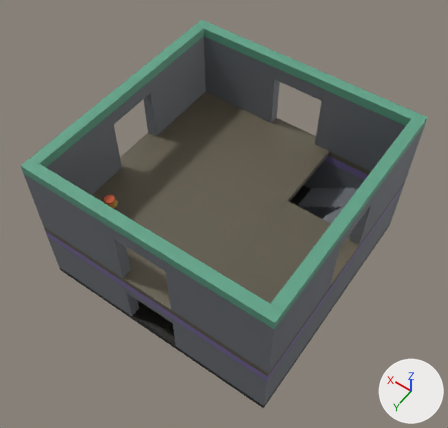
An edit to the FBX model Assets/_Project/Art/Models/Castle/MedievalStairDown.fbx, drawn before and after from the same camera.
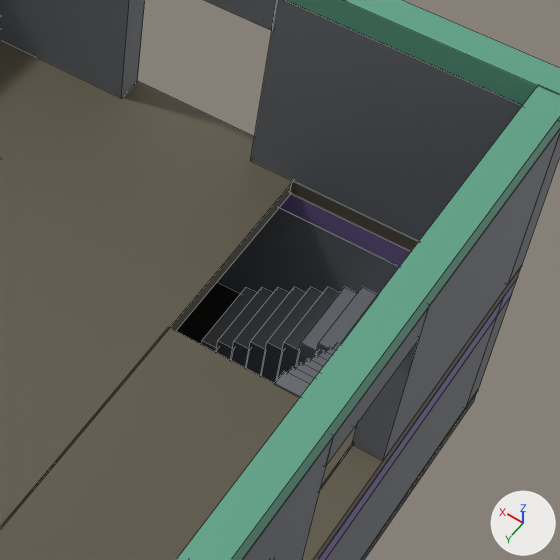
Old and new are each drawn whole from a camera (50 mm lens) standing at (-10.33, 14.94, 25.93) and looking at (-0.08, 0.59, 3.39) and again close up on the part from 51% to 93% of the width and 21% to 65% of the height. Arrows for +X, +Y and +Z are at lower right; the lights stay in place. The older version's two pictures come first. The close-ups show mesh edges as thin lines.

The first close-up shows 'MedievalStairDown'.
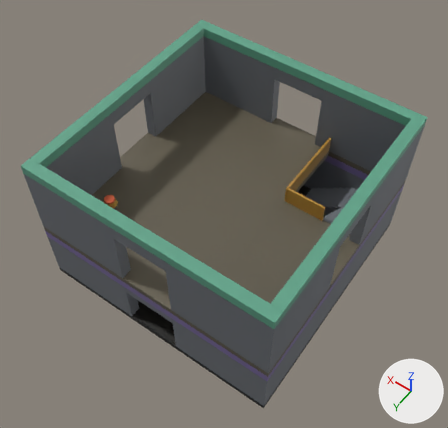
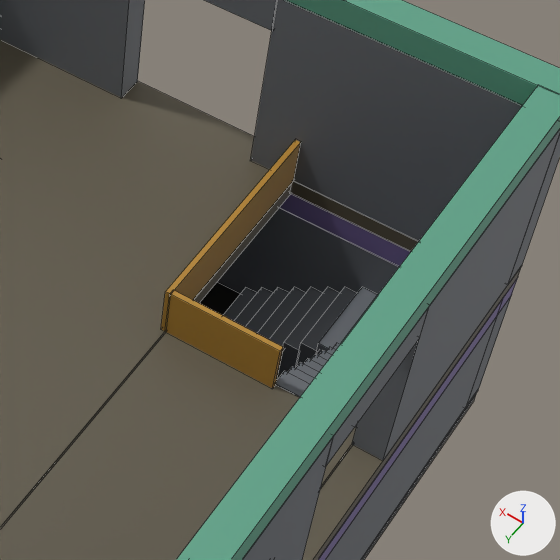
Boxes (x1, y1, x2, y2) around the edits, measured in the close-ups (560 x 560 px):
part 1 of me_medievalstairdownmesh, added (brown): after (161, 140, 301, 332)
part 2 of me_medievalstairdownmesh, added (brown): after (165, 290, 283, 388)

The edits, one by one:
me_medievalstairdownmesh is used by ob_medievalstairdown; location (0.0, 0.0, 0.0).
me_medievalstairdownmesh had 472 vertices, 344 faces and spanned x -6.01..6.01, y -6.01..6.01, z -0.01..7.61.
me_medievalstairdownmesh now has 488 vertices, 356 faces and spans x -6.01..6.01, y -6.01..6.01, z -0.01..7.61.
me_medievalstairdownmesh part 1: a new loose piece, a box spanning x -2.11..-2.01, y -5.51..-1.51, z 3.59..4.51, in mat_medievalstairdown_bronze (picture img_plunderspellpalette_png).
me_medievalstairdownmesh part 2: a new loose piece, a box spanning x -4.01..-2.09, y -1.61..-1.51, z 3.59..4.51, in mat_medievalstairdown_bronze (picture img_plunderspellpalette_png).
